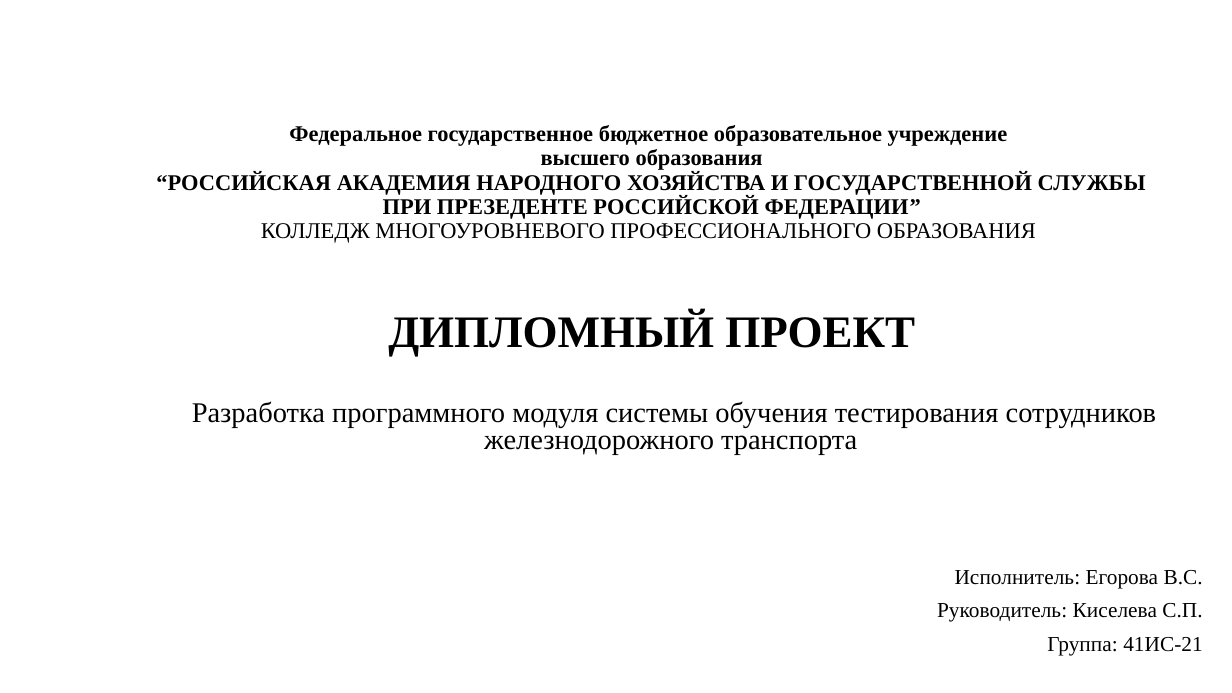
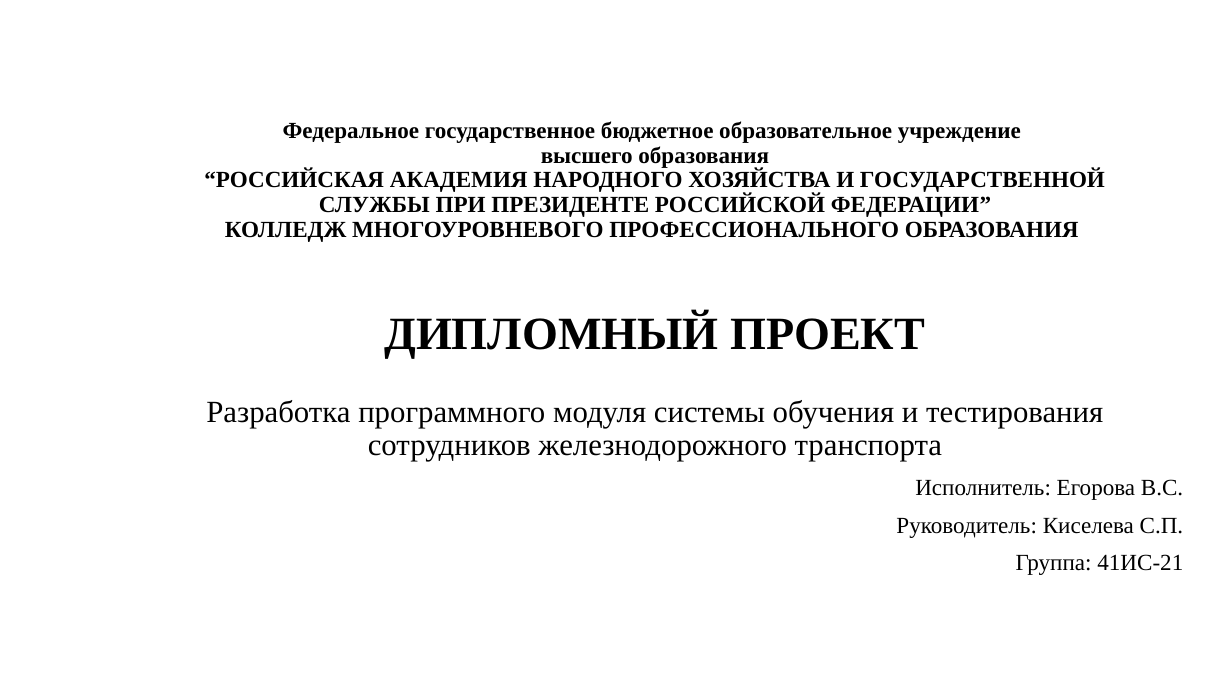
Before and after one commit to pelmesheck007/RGDEmergencyTestSystem, a slide deck: slide 1 of DOCS/Презентация Егорова 41ис.pptx. Drawn at 1232x693 pixels with LibreOffice and Linux fonts; fonts in the diff are those of the drawing; background and template pictures are left out. Boxes give left, top, right and bottom in pixels: in the first picture for what was removed or moved away, otherwise in the second. Text is boxed around its words. In the diff, an @@ line names an element or a change of style, - is before the commit and + after.

Commit message:
doc

```diff
--- a/DOCS/Презентация Егорова 41ис.pptx
+++ b/DOCS/Презентация Егорова 41ис.pptx
@@ text "Федеральное государственное бюджетное образовательное учрежд ...": place and size @@
-text "Федеральное государственное бюджетное образовательное учрежд ..." at [156, 125, 1146, 356]
+text "Федеральное государственное бюджетное образовательное учрежд ..." at [204, 121, 1105, 358]
@@ text at [204, 146, 1105, 358]: text changed; size 17.6 to 18 pt @@
-высшего образования
-“РОССИЙСКАЯ АКАДЕМИЯ НАРОДНОГО ХОЗЯЙСТВА И ГОСУДАРСТВЕННОЙ СЛУЖБЫ ПРИ ПРЕЗЕДЕНТЕ РОССИЙСКОЙ ФЕДЕРАЦИИ”
-КОЛЛЕДЖ МНОГОУРОВНЕВОГО ПРОФЕССИОНАЛЬНОГО ОБРАЗОВАНИЯ
-ДИПЛОМНЫЙ ПРОЕКТ
+высшего образования
+“РОССИЙСКАЯ АКАДЕМИЯ НАРОДНОГО ХОЗЯЙСТВА И ГОСУДАРСТВЕННОЙ СЛУЖБЫ ПРИ ПРЕЗИДЕНТЕ РОССИЙСКОЙ ФЕДЕРАЦИИ”
+КОЛЛЕДЖ МНОГОУРОВНЕВОГО ПРОФЕССИОНАЛЬНОГО ОБРАЗОВАНИЯ
+ДИПЛОМНЫЙ ПРОЕКТ
@@ text at [283, 121, 1021, 143]: size 17.6 to 18 pt in "Федеральное государственное бюджетное образовательное учрежд ..." @@
@@ subtitle "Разработка программного модуля системы обучения ...": place and size @@
-subtitle "Разработка программного модуля системы обучения ..." at [192, 401, 1203, 656]
+subtitle "Разработка программного модуля системы обучения ..." at [206, 400, 1184, 575]
@@ subtitle at [206, 400, 1103, 461]: text changed; size 22.2 to 24 pt @@
-Разработка программного модуля системы обучения тестирования сотрудников железнодорожного транспорта
+Разработка программного модуля системы обучения и тестирования сотрудников железнодорожного транспорта
@@ subtitle at [896, 479, 1184, 575]: size 16.6 to 18 pt in "Исполнитель: Егорова В.С.", "Руководитель: Киселева С.П.", "Группа: 41ИС-21"; line spacing 0.8 to 0.9 @@
```
Also in this commit, not shown: 2 other slides changed, 2 slides added, 3 slides removed.
